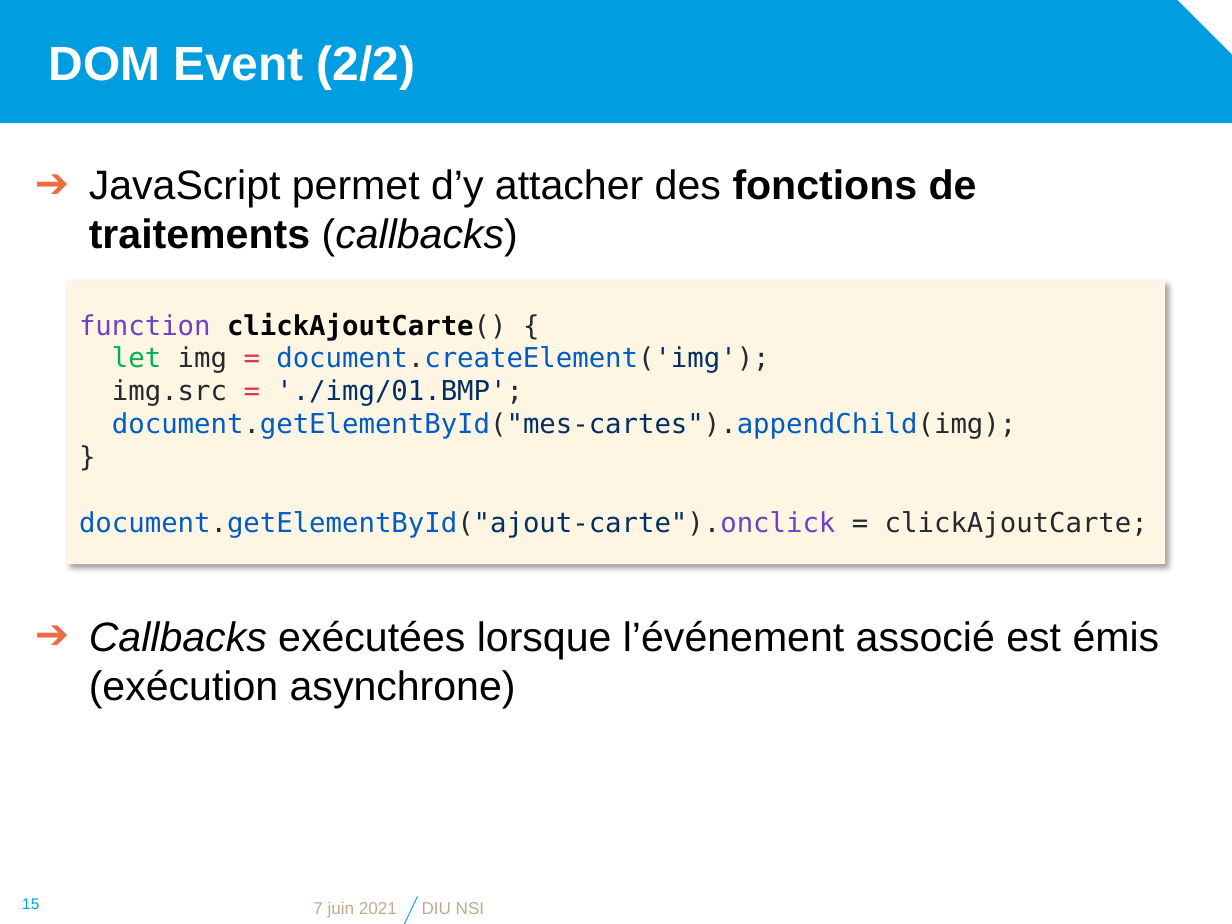
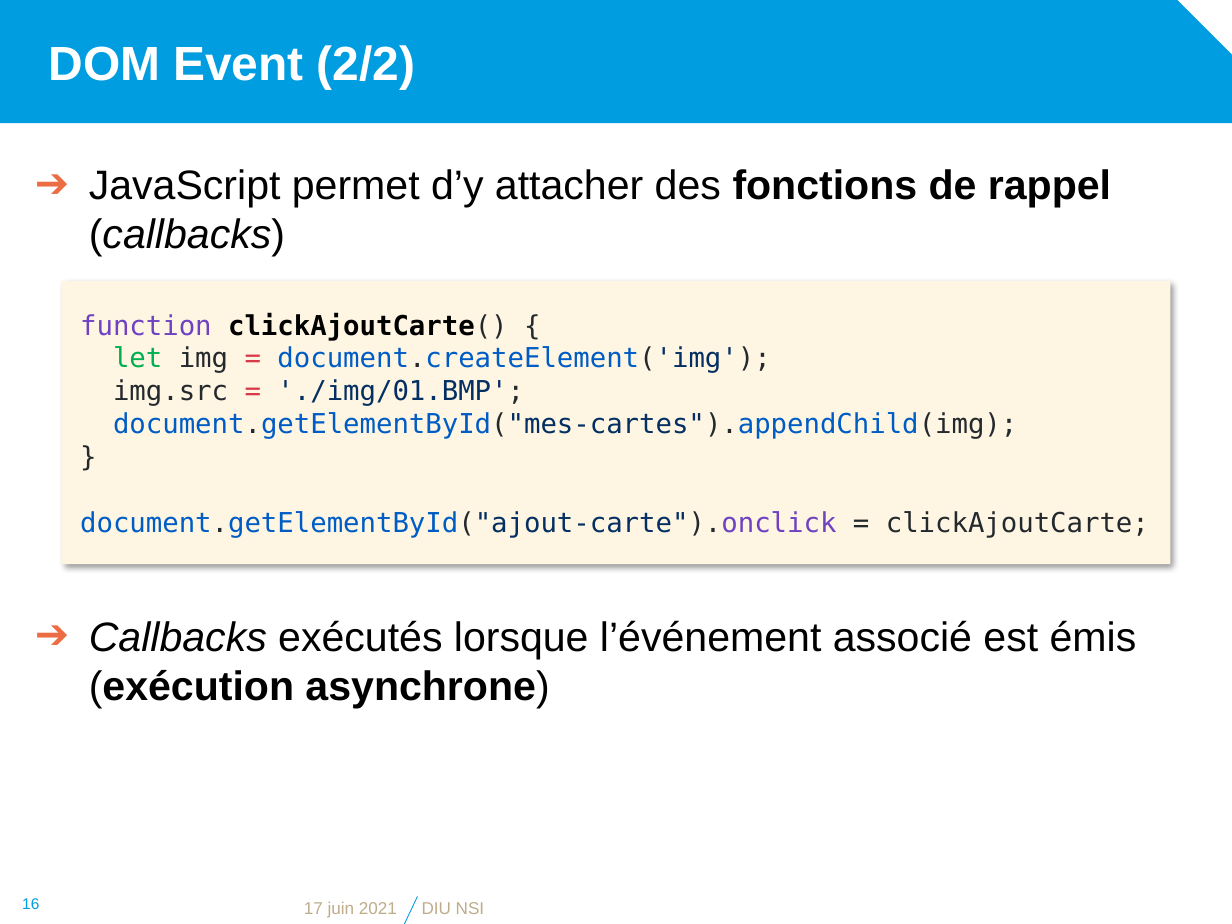
Before and after one commit to diu-uf-bordeaux/bloc1, a slide deck: slide 16 of web/4-JS/JavaScript.pptx (slide 15 before the commit). Drawn at 1232x924 pixels with LibreOffice and Linux fonts; fonts in the diff are those of the drawing; background and template pictures are left out. Boxes give left, top, right and bottom in pixels: in the first picture for what was removed or moved away, otherwise in the second. Text is boxed around its words. In the diff, an @@ line names an element or a change of style, - is before the commit and + after.

```diff
--- a/web/4-JS/JavaScript.pptx
+++ b/web/4-JS/JavaScript.pptx
@@ text at <box>89,169,1137,708</box>: text changed @@
-➔ JavaScript permet d’y attacher des fonctions de traitements (callbacks)
-➔ Callbacks exécutées lorsque l’événement associé est émis
-  (exécution asynchrone)
+➔ JavaScript permet d’y attacher des fonctions de rappel (callbacks)
+➔ Callbacks exécutés lorsque l’événement associé est émis
+  (exécution asynchrone)
@@ rectangle "function clickAjoutCarte() {": place and size @@
-rectangle "function clickAjoutCarte() {" at <box>67,281,1164,564</box>
+rectangle "function clickAjoutCarte() {" at <box>62,281,1170,564</box>
@@ rectangle "function clickAjoutCarte() {" at <box>62,281,1170,564</box>: indent changed @@
@@ page number at <box>22,898,39,909</box>: text changed @@
-15
+16
@@ text at <box>304,901,397,918</box>: text changed @@
-7 juin 2021
+17 juin 2021
```
Also in this commit, not shown: 16 other slides changed, 1 slide added, 6 other files.
